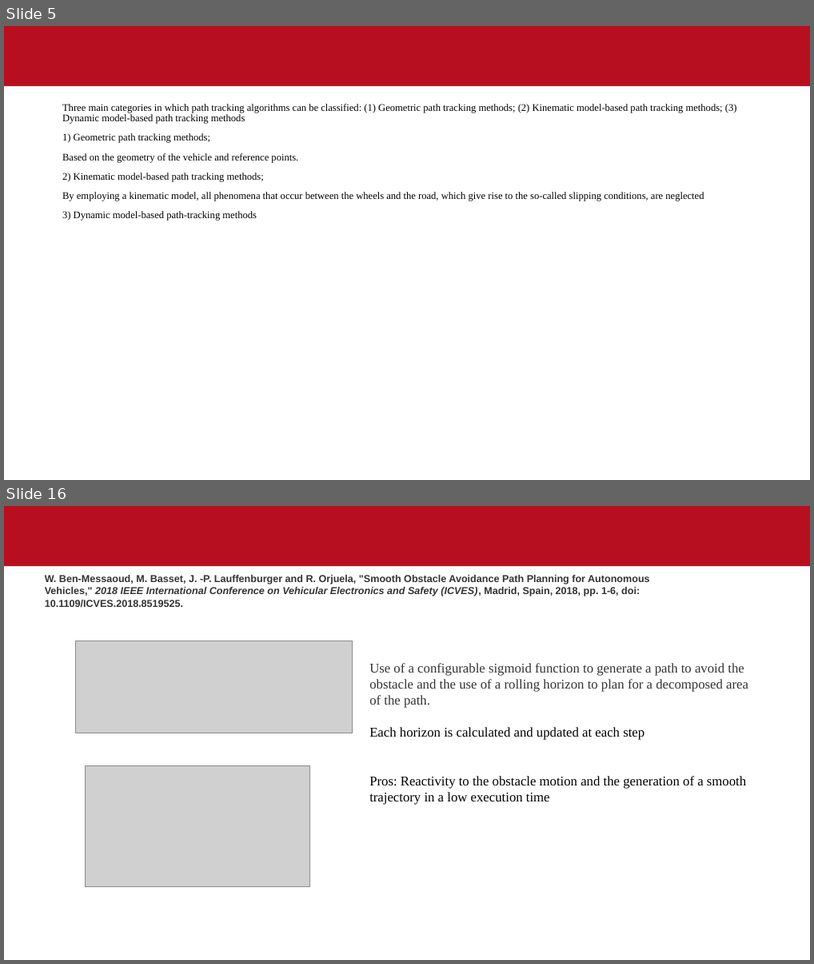
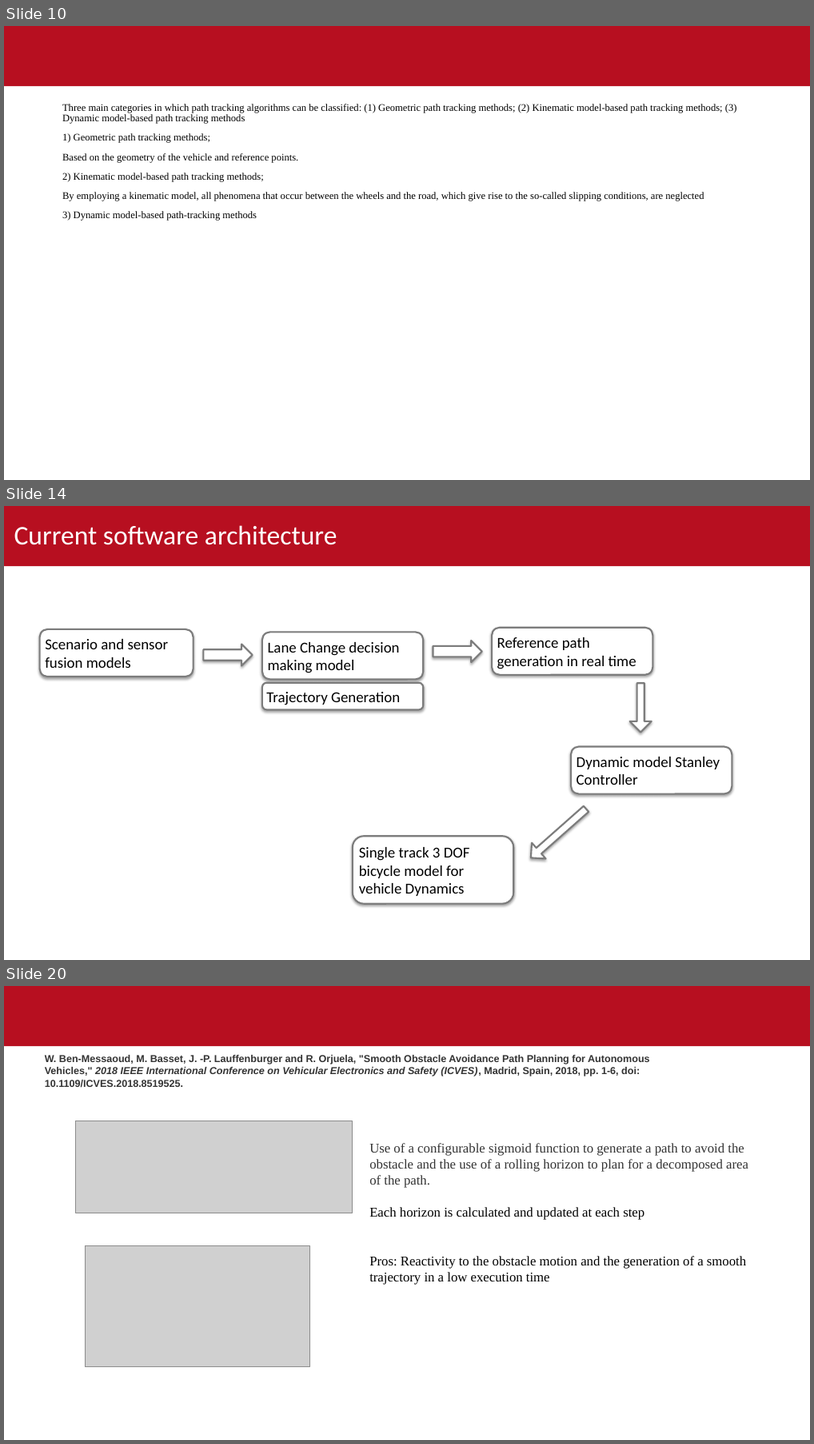
Before and after one commit to sandeepsulake96/Highway-motion-planning-using-artificial-potential-fields-with-environment-uncertainities, a slide deck: Thesis_outline.pptx. Shown one above the other, each under a label of ours: slides 5 and 16 before the commit, slides 10, 14 and 20 after it; the slides between them are not shown. The pictures are 814x964 and 814x1444 pixels, drawn with LibreOffice and Linux fonts; fonts in the diff are those of the drawing; grey boxes stand for pictures; background and template pictures are left out. Boxes give left, top, right and bottom in pixels: in the first picture for what was removed or moved away, otherwise in the second. Text is boxed around its words. In the diff, an @@ line names an element or a change of style, - is before the commit and + after.

```diff
--- a/Thesis_outline.pptx
+++ b/Thesis_outline.pptx
@@ slide 14 added at [4,506,810,960], background #FFFFFF; not listed: 1 template element that a slide beside it also shows @@
@@ title added at [14,525,338,545], 32 pt, text #FFFFFF @@
+Current software architecture
@@ rounded rectangle added at [40,629,194,676], fill #FFFFFF, outline #7C7C7C 2 pt, 18 pt, text #000000 @@
+Scenario and sensor fusion models
@@ right arrow added at [204,644,253,666], fill #FFFFFF, outline #7C7C7C 2 pt @@
@@ rounded rectangle added at [262,632,423,679], fill #FFFFFF, outline #7C7C7C 2 pt, 18 pt, text #000000 @@
+Lane Change decision making model
@@ right arrow added at [434,640,482,662], fill #FFFFFF, outline #7C7C7C 2 pt @@
@@ rounded rectangle added at [492,628,653,675], fill #FFFFFF, outline #7C7C7C 2 pt, 18 pt, text #000000 @@
+Reference path generation in real time
@@ rounded rectangle added at [262,683,423,710], fill #FFFFFF, outline #7C7C7C 2 pt, 18 pt, text #000000 @@
+Trajectory Generation
@@ right arrow added at [630,683,652,732], fill #FFFFFF, outline #7C7C7C 2 pt @@
@@ rounded rectangle added at [571,746,732,793], fill #FFFFFF, outline #7C7C7C 2 pt, 18 pt, text #000000 @@
+Dynamic model Stanley Controller
@@ right arrow added at [524,800,594,865], fill #FFFFFF, outline #7C7C7C 2 pt @@
@@ rounded rectangle added at [353,836,514,904], fill #FFFFFF, outline #7C7C7C 2 pt, 18 pt, text #000000 @@
+Single track 3 DOF bicycle model for vehicle Dynamics
@@ what was slide 5 is now slide 10 @@
@@ what was slide 16 is now slide 20 @@
```
Also in this commit, not shown: 6 slides changed, 6 other slides added, 3 slides removed.
